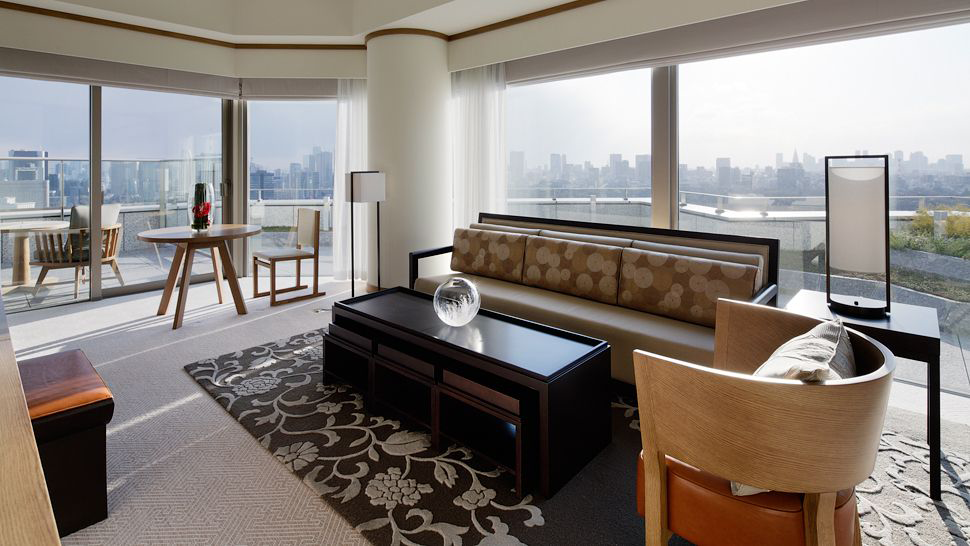
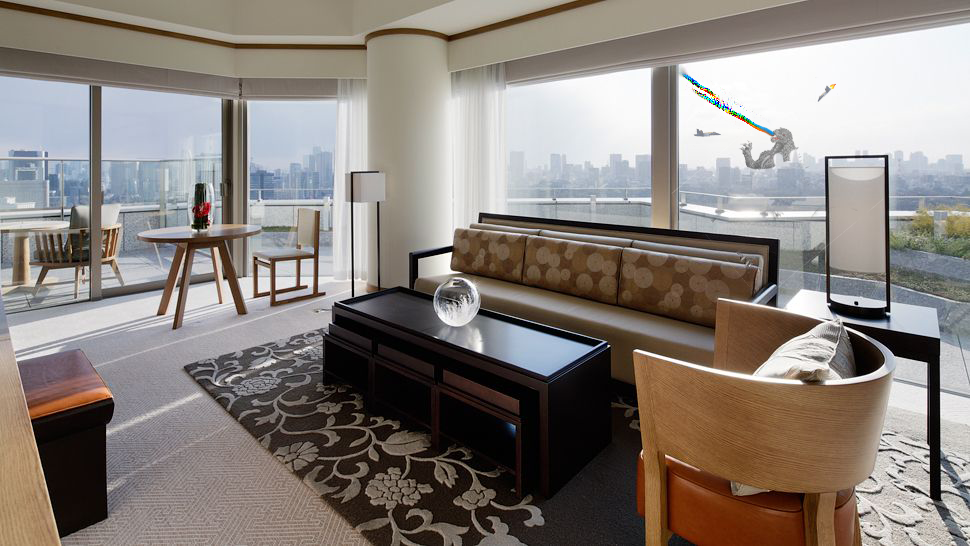
Before/after of a 970x546 layered artwork. What changed in the layer stack:
added group "FIre" with 1 layers above "Jets" over [829, 83, 836, 90]
added layer "Fire" (81%) in group "FIre" over [829, 83, 836, 90]
added group "Jets" with 2 layers above "Godzilla" over [684, 76, 838, 154]
added layer "Fighter jet" (53%) in group "Jets" over [815, 77, 838, 104]
added layer "Fighet jet 2" (53%) in group "Jets" over [692, 111, 725, 146]
added group "Godzilla" with 1 layers above "Laser" over [671, 91, 883, 301]
added layer "Godzilla_by_kaijuverse" (53%) in group "Godzilla" over [671, 91, 883, 301]
added group "Laser" (1st of 2) with 1 layers above "Background" over [663, 64, 787, 147]
added layer "Laser" (2nd of 2, in "Laser") in group "Laser" over [663, 64, 787, 147]
added layer "Background" over [663, 64, 883, 301]
